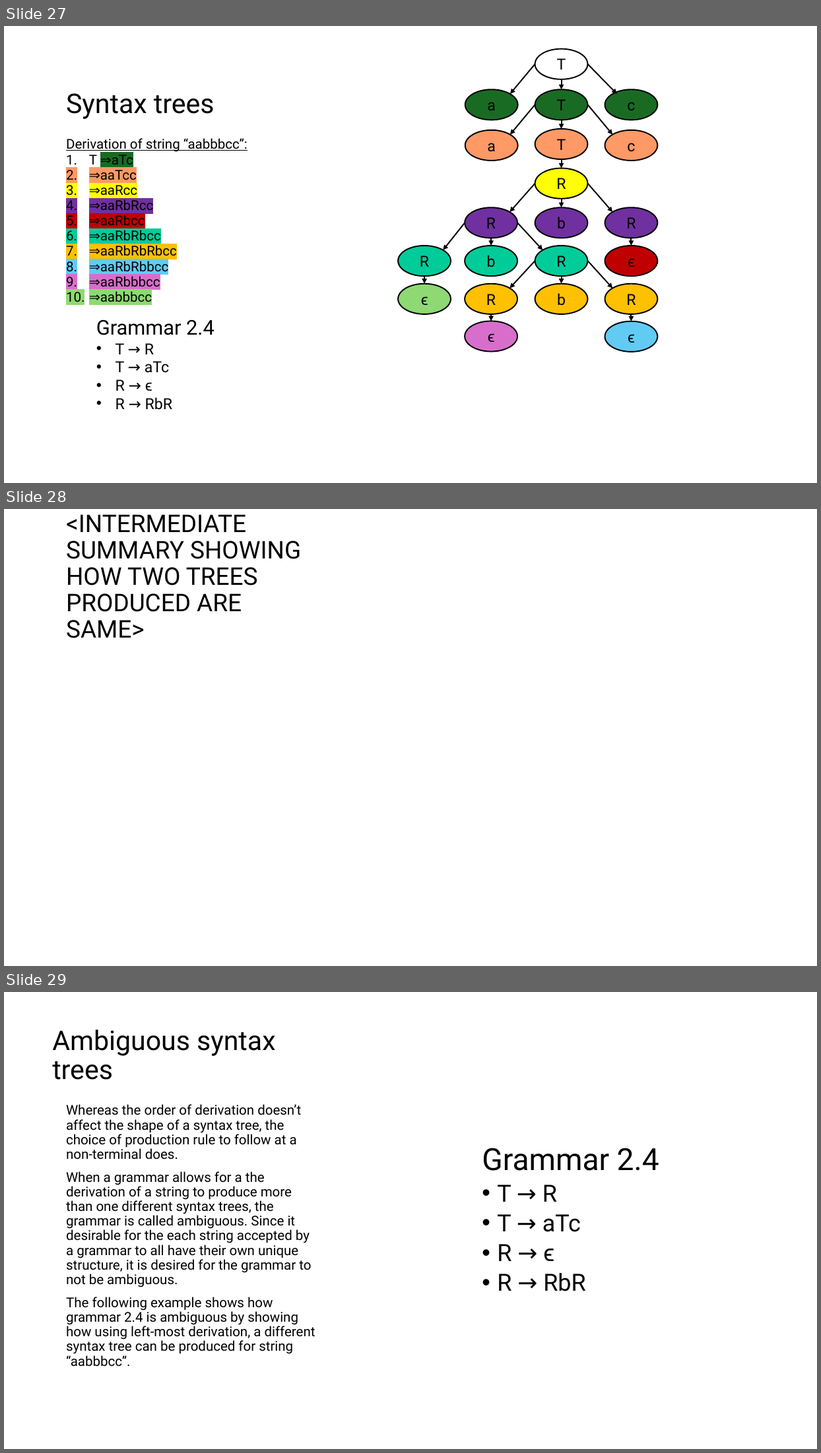
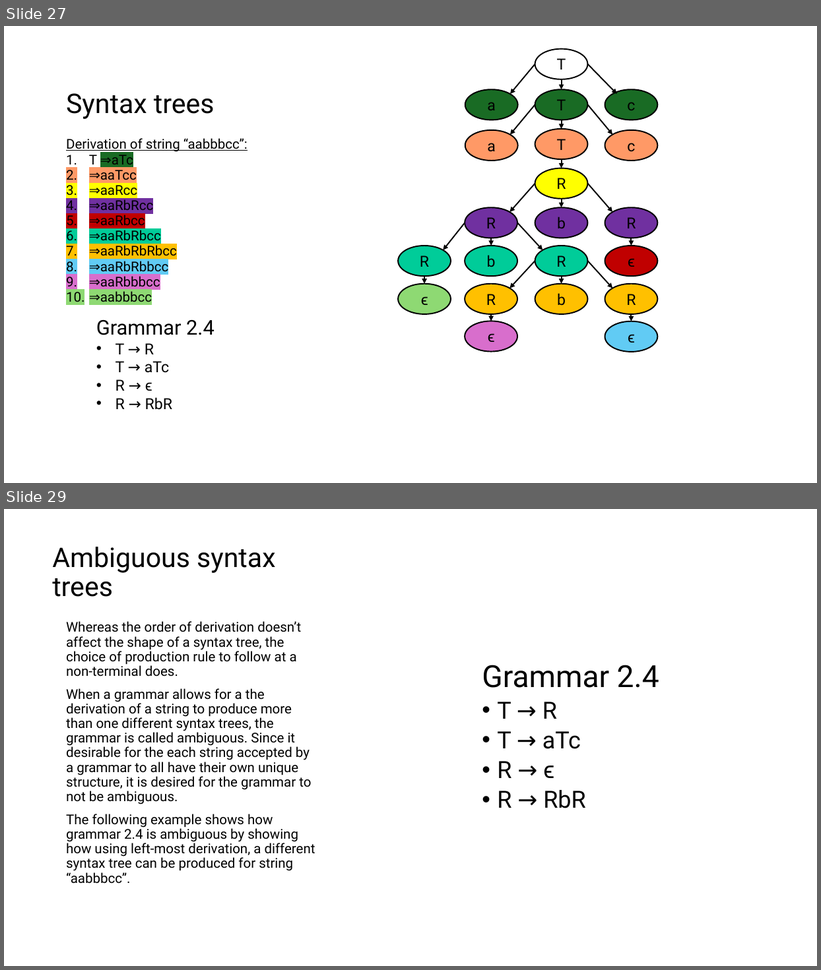
Before and after one commit to Danieldv-s/Research-Materials, a slide deck: Syntax-Analysis/Section2.2.1Expansion.pptx. Shown one above the other, each under a label of ours: slides 27, 28 and 29 before the commit, slides 27 and 29 after it; the slides between them are not shown. The pictures are 821x1453 and 821x970 pixels, drawn with LibreOffice and Linux fonts; fonts in the diff are those of the drawing. Boxes give left, top, right and bottom in pixels: in the first picture for what was removed or moved away, otherwise in the second. Text is boxed around its words. In the diff, an @@ line names an element or a change of style, - is before the commit and + after.

```diff
--- a/Syntax-Analysis/Section2.2.1Expansion.pptx
+++ b/Syntax-Analysis/Section2.2.1Expansion.pptx
@@ slide 28 removed at box(4, 509, 817, 966), background #FFFFFF @@
@@ title removed at box(66, 514, 301, 638) @@
-<INTERMEDIATE SUMMARY SHOWING HOW TWO TREES PRODUCED ARE SAME>
```
Also in this commit, not shown: 2 slides added.
